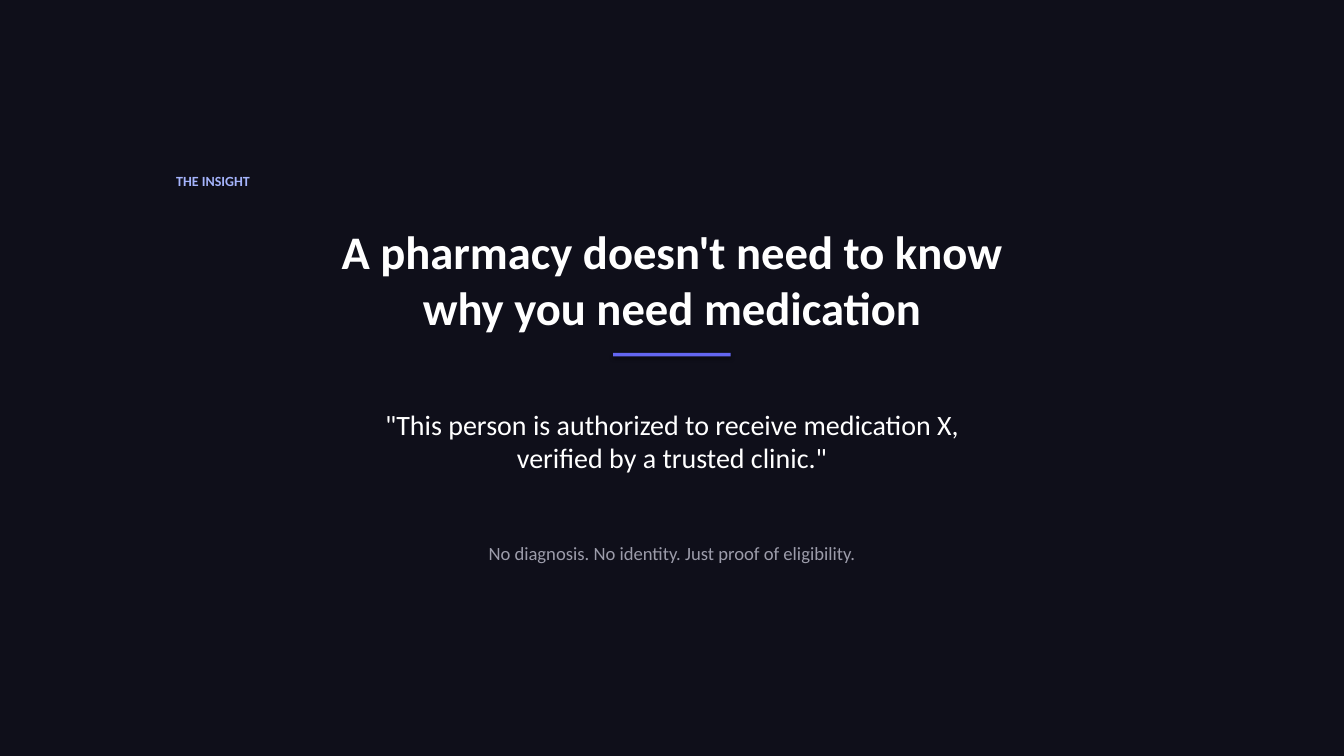
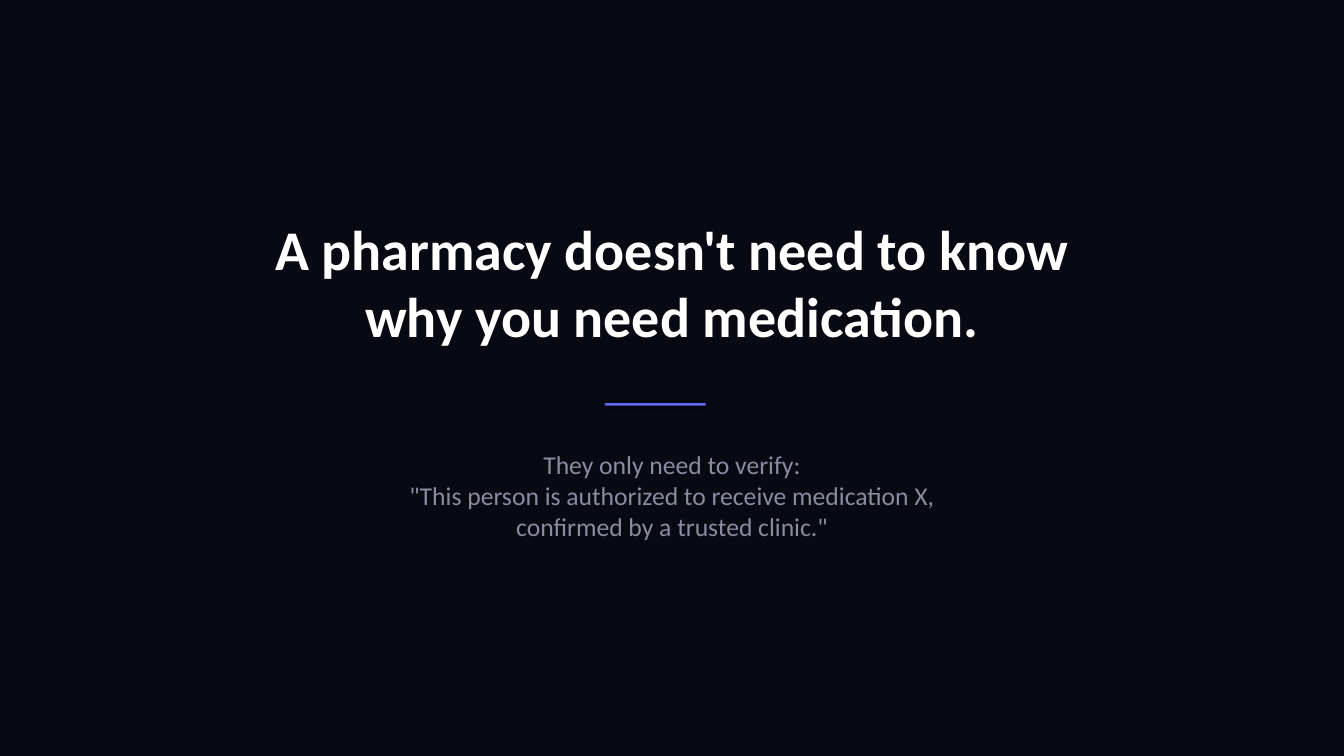
Before and after one commit to 0xNoramiya/nightrx, a slide deck: slide 3 of NightRx-Pitch-Deck.pptx. Drawn at 1344x756 pixels with LibreOffice and Linux fonts; fonts in the diff are those of the drawing. Boxes give left, top, right and bottom in pixels: in the first picture for what was removed or moved away, otherwise in the second. Text is boxed around its words. In the diff, an @@ line names an element or a change of style, - is before the commit and + after.

```diff
--- a/NightRx-Pitch-Deck.pptx
+++ b/NightRx-Pitch-Deck.pptx
@@ background #0F0F1A to #090914 @@
@@ text removed at (176,177,250,186) @@
-THE INSIGHT
@@ text at (275,230,1068,346): text changed; size 40 to 48 pt @@
-A pharmacy doesn't need to know
-why you need medication
+A pharmacy doesn't need to know
+why you need medication.
@@ rectangle: place and size @@
-rectangle at (613,353,731,356)
+rectangle at (605,403,706,406)
@@ text at (409,456,934,540): text changed; size 24 to 22 pt; text colour #FFFFFF to #8B8B9E @@
-"This person is authorized to receive medication X,
-verified by a trusted clinic."
+They only need to verify:
+"This person is authorized to receive medication X,
+confirmed by a trusted clinic."
@@ text removed at (489,547,855,563) @@
-No diagnosis. No identity. Just proof of eligibility.
```
Also in this commit, not shown: 4 other slides changed, 9 slides added, 7 slides removed.
